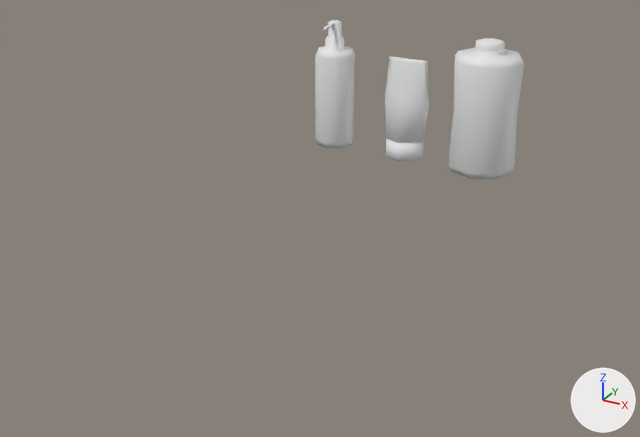
Two versions of the Blender file resources/meshes/static/lotionBottles.blend, one commit apart.
Before and after are seen from a 50 mm camera at (0.646, -1.223, 0.471) aimed at (0.188, -0.391, 0.055). Every picture has the same lights, and +X, +Y and +Z are marked at lower right.

Names of what the first picture shows: 'lotionBottle01', 'lotionBottlePush01', 'lotionBottleSqueeze01'.
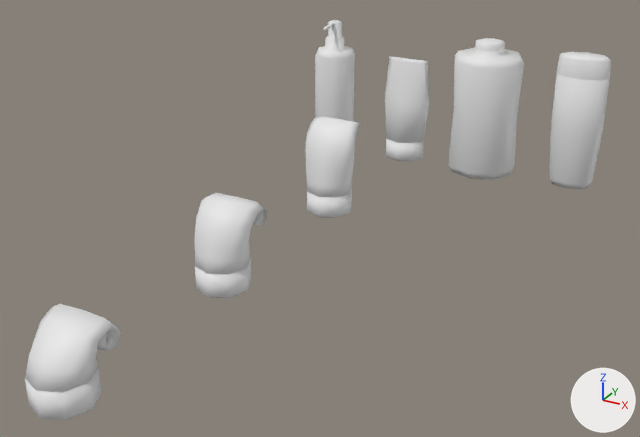
Edits to the scene script, one JSON object a line:
```json
{"op": "add", "block": "me_lotionbottlesqueeze02", "code": ["me_lotionbottlesqueeze02 = bpy.data.meshes.new('lotionBottleSqueeze02')", "me_lotionbottlesqueeze02.from_pydata(...)  # 119 vertices, 129 faces; spans x -0.0365..0.0365, y -0.0315..0.0315, z 0.0..0.1221", "me_lotionbottlesqueeze02.polygons.foreach_set('use_smooth', [True] * 129)"]}
{"op": "add", "block": "me_lotionbottlesqueeze03", "code": ["me_lotionbottlesqueeze03 = bpy.data.meshes.new('lotionBottleSqueeze03')", "me_lotionbottlesqueeze03.from_pydata(...)  # 119 vertices, 129 faces; spans x -0.0372..0.0372, y -0.0315..0.0418, z 0.0..0.099", "me_lotionbottlesqueeze03.polygons.foreach_set('use_smooth', [True] * 129)"]}
{"op": "add", "block": "me_lotionbottlesqueeze04", "code": ["me_lotionbottlesqueeze04 = bpy.data.meshes.new('lotionBottleSqueeze04')", "me_lotionbottlesqueeze04.from_pydata(...)  # 119 vertices, 129 faces; spans x -0.0372..0.0372, y -0.0315..0.0446, z 0.0..0.0782", "me_lotionbottlesqueeze04.polygons.foreach_set('use_smooth', [True] * 129)"]}
{"op": "add", "block": "me_shampoobottle01", "code": ["me_shampoobottle01 = bpy.data.meshes.new('shampooBottle01')", "me_shampoobottle01.from_pydata(...)  # 75 vertices, 89 faces; spans x -0.037..0.037, y -0.026..0.026, z 0.001..0.189", "me_shampoobottle01.polygons.foreach_set('use_smooth', [True] * 89)"]}
{"op": "add", "block": "ob_lotionbottlesqueeze02", "code": ["ob_lotionbottlesqueeze02 = bpy.data.objects.new('lotionBottleSqueeze02', me_lotionbottlesqueeze02)", "ob_lotionbottlesqueeze02.location = (0.125, -0.25, 0.0)"]}
{"op": "add", "block": "ob_lotionbottlesqueeze03", "code": ["ob_lotionbottlesqueeze03 = bpy.data.objects.new('lotionBottleSqueeze03', me_lotionbottlesqueeze03)", "ob_lotionbottlesqueeze03.location = (0.125, -0.5, 0.0)"]}
{"op": "add", "block": "ob_lotionbottlesqueeze04", "code": ["ob_lotionbottlesqueeze04 = bpy.data.objects.new('lotionBottleSqueeze04', me_lotionbottlesqueeze04)", "ob_lotionbottlesqueeze04.location = (0.125, -0.75, 0.0)"]}
{"op": "add", "block": "ob_shampoobottle01", "code": ["ob_shampoobottle01 = bpy.data.objects.new('shampooBottle01', me_shampoobottle01)", "ob_shampoobottle01.location = (0.385, 0.0, 0.0)"]}
```

Where the change shows, as pixel boxes (x1, y1, x2, y2) in the pictures (640 x 437 px):
```json
{"object": "lotionBottleSqueeze04", "change": "added", "after": [25, 304, 121, 420]}
{"object": "shampooBottle01", "change": "added", "after": [549, 52, 611, 190]}
{"object": "lotionBottleSqueeze03", "change": "added", "after": [194, 193, 267, 298]}
{"object": "lotionBottleSqueeze02", "change": "added", "after": [305, 116, 362, 218]}
```
